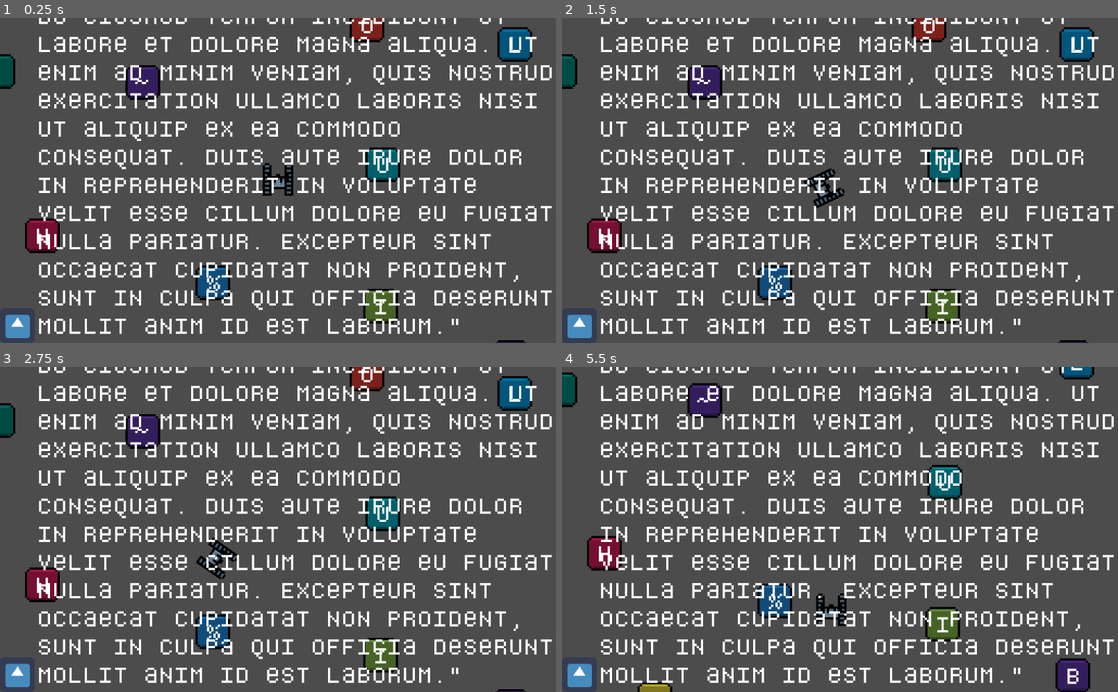
Above: before the commit, frames 1-4 (two rows, left to right).
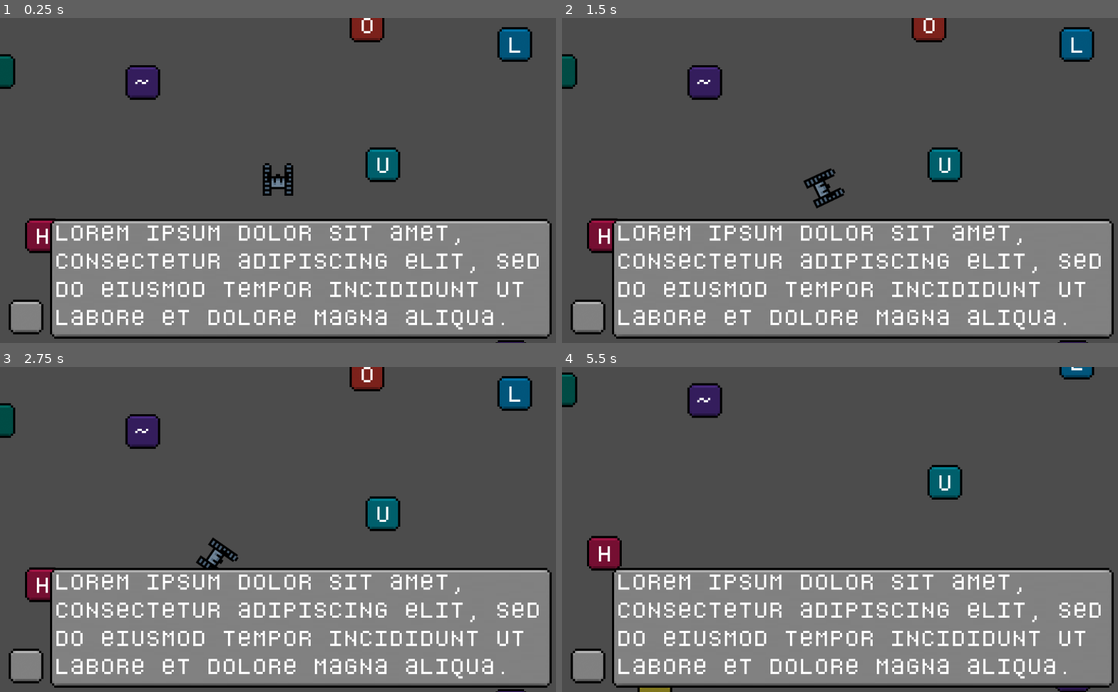
Above: after the commit, the same moments.

Repository: Morpheu5/RFK_Godot2D
Game: Godot game, scene res://Stage.tscn
The game is run twice, just before and just after one commit, with the same random seed, the same clock (stepped at 60 frames per second) and the same inputs. The engine's default icon, where the game draws it, is replaced by a stand-in: a white triangle on a blue panel in a dark square.
Inputs (mouse positions are in pixels of both pictures, inside the frame that each line leads up to):
- Up to frame 1 (0.25 s): no input
- Up to frame 2 (1.5 s): tap Enter at 0.5 s; move the mouse to (962, 164) at 0.52 s; hold D (move_right) 0.53-1.28 s; tap Space (ask_kitten) at 0.6, 1.35 s; click (962, 164) at 0.67 s; move the mouse to (728, 196) at 1.27 s; hold S (move_down) from 1.28 s (still down)
- Up to frame 3 (2.75 s): move the mouse to (333, 458) at 2.02 s; release S (move_down) at 2.03 s; hold D (move_right) from 2.03 s (still down); tap Space (ask_kitten) at 2.1 s
- Up to frame 4 (5.5 s): move the mouse to (812, 594) at 2.77 s; release D (move_right) at 2.78 s; hold W (move_up) 2.78-3.53 s; tap Space (ask_kitten) every 0.75 s from 2.85 to 5.1 s; click (812, 594) at 2.92 s; move the mouse to (1006, 578) at 3.52 s; hold A (move_left) 3.53-5.03 s; move the mouse to (673, 480) at 4.27 s; move the mouse to (867, 529) at 5.02 s; hold S (move_down) from 5.03 s (still down); click (867, 529) at 5.17 s

The runs differ from the first frame. In frame 1, 42% of the frame differs, in the area x 1-100%, y 0-99%; in frame 2, 42%; in frame 3, 42%; in frame 4, 43%.

Commit message:
The HUD does what I want it to do now, but the layout is horrendous

Diff:
--- a/GUI/HUD.tscn
+++ b/GUI/HUD.tscn
@@ -1,48 +1,75 @@
 [gd_scene load_steps=3 format=2]
 
-[ext_resource path="res://icon.png" type="Texture" id=1]
 [ext_resource path="res://GUI/default_theme.tres" type="Theme" id=2]
+[ext_resource path="res://assets/sprites/mysterybox.png" type="Texture" id=3]
 
-[node name="CanvasLayer" type="CanvasLayer"]
+[node name="HUD" type="CanvasLayer"]
 
 [node name="MarginContainer" type="MarginContainer" parent="."]
 anchor_top = 1.0
 anchor_right = 1.0
 anchor_bottom = 1.0
-margin_top = -64.0
+margin_left = 16.0
+margin_right = -16.0
+margin_bottom = -16.0
 grow_vertical = 0
 __meta__ = {
 "_edit_use_anchors_": false
 }
 
 [node name="HBoxContainer" type="HBoxContainer" parent="MarginContainer"]
-margin_right = 1024.0
-margin_bottom = 725.0
+margin_right = 992.0
+margin_bottom = 205.0
 
 [node name="ButtonContainer" type="VBoxContainer" parent="MarginContainer/HBoxContainer"]
 margin_right = 64.0
-margin_bottom = 725.0
+margin_bottom = 205.0
 alignment = 2
 
 [node name="TextureRect" type="TextureRect" parent="MarginContainer/HBoxContainer/ButtonContainer"]
-margin_top = 661.0
+margin_top = 141.0
 margin_right = 64.0
-margin_bottom = 725.0
-texture = ExtResource( 1 )
+margin_bottom = 205.0
+rect_min_size = Vector2( 64, 64 )
+texture = ExtResource( 3 )
 
 [node name="LabelContainer" type="VBoxContainer" parent="MarginContainer/HBoxContainer"]
 margin_left = 68.0
-margin_right = 1024.0
-margin_bottom = 725.0
+margin_right = 992.0
+margin_bottom = 205.0
 size_flags_horizontal = 3
 size_flags_vertical = 3
 alignment = 2
 
-[node name="Label" type="Label" parent="MarginContainer/HBoxContainer/LabelContainer"]
-margin_right = 956.0
-margin_bottom = 725.0
+[node name="MarginContainer" type="MarginContainer" parent="MarginContainer/HBoxContainer/LabelContainer"]
+margin_right = 924.0
+margin_bottom = 205.0
+
+[node name="Label" type="Label" parent="MarginContainer/HBoxContainer/LabelContainer/MarginContainer"]
+margin_right = 924.0
+margin_bottom = 205.0
 grow_vertical = 0
+rect_min_size = Vector2( 320, 0 )
+size_flags_horizontal = 3
+size_flags_vertical = 3
 theme = ExtResource( 2 )
-text = "\"Lorem ipsum dolor sit amet, consectetur adipiscing elit, sed do eiusmod tempor incididunt ut labore et dolore magna aliqua. Ut enim ad minim veniam, quis nostrud exercitation ullamco laboris nisi ut aliquip ex ea commodo consequat. Duis aute irure dolor in reprehenderit in voluptate velit esse cillum dolore eu fugiat nulla pariatur. Excepteur sint occaecat cupidatat non proident, sunt in culpa qui officia deserunt mollit anim id est laborum.\""
+text = "Lorem ipsum dolor sit amet, consectetur adipiscing elit, sed do eiusmod tempor incididunt ut labore et dolore magna aliqua."
 valign = 2
 autowrap = true
+
+[node name="NinePatchRect" type="NinePatchRect" parent="MarginContainer/HBoxContainer/LabelContainer/MarginContainer/Label"]
+show_behind_parent = true
+anchor_right = 1.0
+anchor_bottom = 1.0
+margin_left = -8.0
+margin_top = -8.0
+margin_right = 8.0
+margin_bottom = 8.0
+texture = ExtResource( 3 )
+patch_margin_left = 12
+patch_margin_top = 12
+patch_margin_right = 12
+patch_margin_bottom = 12
+__meta__ = {
+"_edit_use_anchors_": false
+}
--- a/Stage.tscn
+++ b/Stage.tscn
@@ -24,24 +24,23 @@
 drag_margin_bottom = 0.4
 editor_draw_drag_margin = true
 
-[node name="HUD" parent="." instance=ExtResource( 2 )]
+[node name="HUD" parent="." instance=ExtResource( 3 )]
 
-[node name="HBoxContainer" parent="HUD/MarginContainer" index="0"]
-margin_bottom = 101.0
+[node name="ButtonContainer" parent="HUD/MarginContainer/HBoxContainer" index="0"]
+margin_right = 80.0
+rect_min_size = Vector2( 80, 0 )
 
-[node name="VBoxContainer" parent="HUD/MarginContainer/HBoxContainer" index="0"]
-margin_bottom = 101.0
+[node name="TextureRect" parent="HUD/MarginContainer/HBoxContainer/ButtonContainer" index="0"]
+margin_right = 80.0
 
-[node name="TextureRect" parent="HUD/MarginContainer/HBoxContainer/VBoxContainer" index="0"]
-margin_top = 37.0
-margin_bottom = 101.0
+[node name="LabelContainer" parent="HUD/MarginContainer/HBoxContainer" index="1"]
+margin_left = 84.0
 
-[node name="VBoxContainer2" parent="HUD/MarginContainer/HBoxContainer" index="1"]
-margin_bottom = 101.0
+[node name="MarginContainer" parent="HUD/MarginContainer/HBoxContainer/LabelContainer" index="0"]
+margin_right = 908.0
 
-[node name="Label" parent="HUD/MarginContainer/HBoxContainer/VBoxContainer2" index="0"]
-margin_bottom = 101.0
-text = "Not a kitten. But, just in case, here is a long phrase to debug."
+[node name="Label" parent="HUD/MarginContainer/HBoxContainer/LabelContainer/MarginContainer" index="0"]
+margin_right = 908.0
 
 [connection signal="leave_box" from="Robot" to="." method="_on_Robot_leave_box"]
 [connection signal="see_box" from="Robot" to="." method="_on_Robot_approach_box"]
Not shown: 1 places in Stage.tscn that only renumber resources
